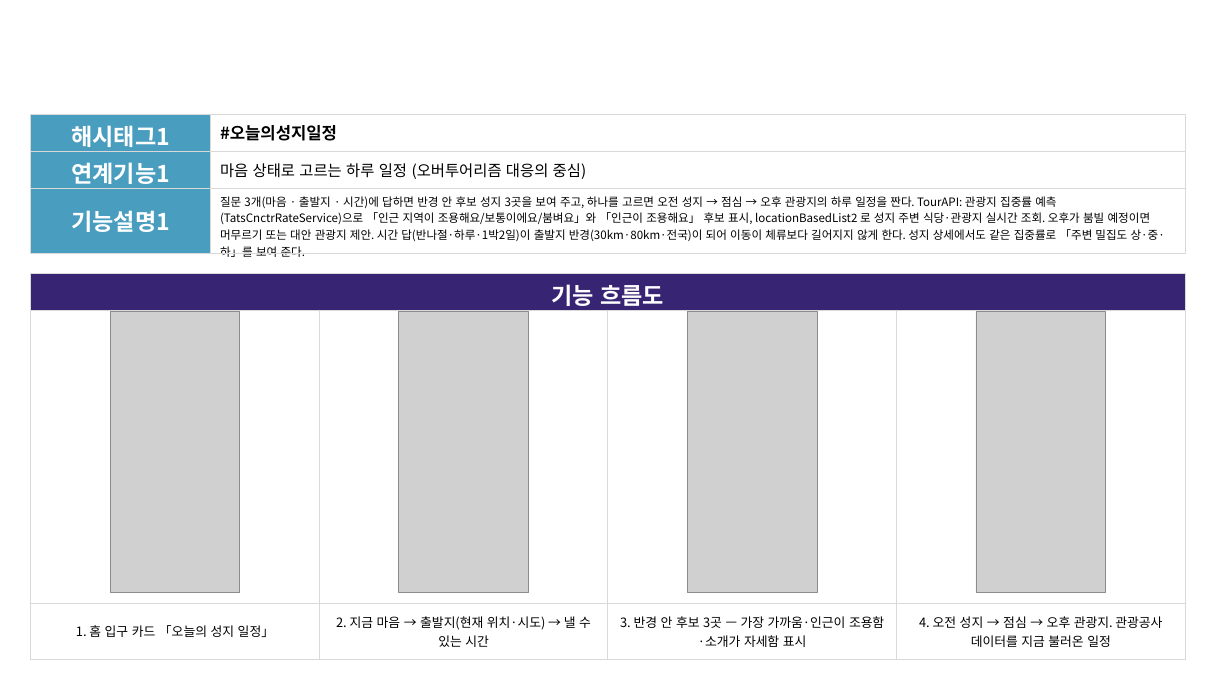
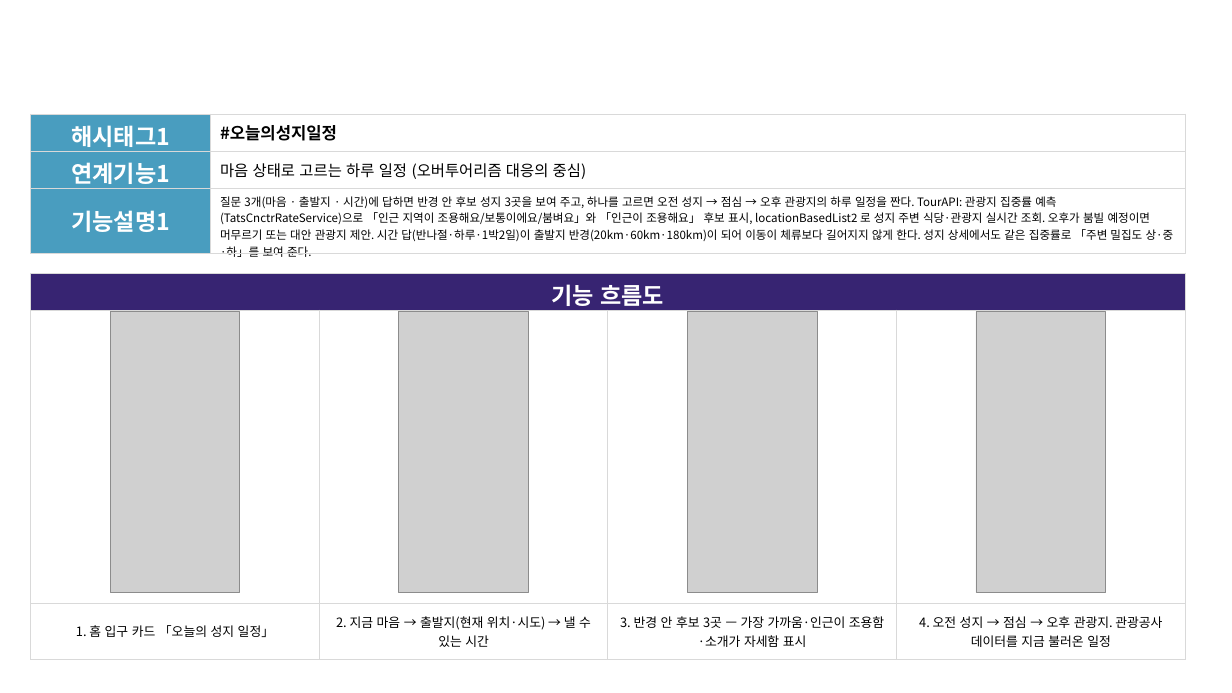
Before and after one commit to linkcontent7-huisun/visitholykorea, a slide deck: slide 5 of docs/10-product/공모전/원본-공모전제출/기능설명서_2026-09-21.pptx. Drawn at 1232x693 pixels with LibreOffice and Linux fonts; fonts in the diff are those of the drawing; grey boxes stand for pictures; background and template pictures are left out. Boxes give left, top, right and bottom in pixels: in the first picture for what was removed or moved away, otherwise in the second. Text is boxed around its words. In the diff, an @@ line names an element or a change of style, - is before the commit and + after.

```diff
--- a/docs/10-product/공모전/원본-공모전제출/기능설명서_2026-09-21.pptx
+++ b/docs/10-product/공모전/원본-공모전제출/기능설명서_2026-09-21.pptx
@@ table at bbox=[30, 115, 1186, 261] @@
-row 3, column 2: 질문 3개(마음 · 출발지 · 시간)에 답하면 반경 안 후보 성지 3곳을 보여 주고, 하나를 고르면 오전 성지 → 점심 → 오후 관광지의 하루 일정을 짠다. TourAPI: 관광지 집중률 예측(TatsCnctrRateService)으로 「인근 지역이 조용해요/보통이에요/붐벼요」와 「인근이 조용해요」 후보 표시, locationBasedList2 로 성지 주변 식당·관광지 실시간 조회. 오후가 붐빌 예정이면 머무르기 또는 대안 관광지 제안. 시간 답(반나절·하루·1박2일)이 출발지 반경(30km·80km·전국)이 되어 이동이 체류보다 길어지지 않게 한다. 성지 상세에서도 같은 집중률로 「주변 밀집도 상·중·하」를 보여 준다.
+row 3, column 2: 질문 3개(마음 · 출발지 · 시간)에 답하면 반경 안 후보 성지 3곳을 보여 주고, 하나를 고르면 오전 성지 → 점심 → 오후 관광지의 하루 일정을 짠다. TourAPI: 관광지 집중률 예측(TatsCnctrRateService)으로 「인근 지역이 조용해요/보통이에요/붐벼요」와 「인근이 조용해요」 후보 표시, locationBasedList2 로 성지 주변 식당·관광지 실시간 조회. 오후가 붐빌 예정이면 머무르기 또는 대안 관광지 제안. 시간 답(반나절·하루·1박2일)이 출발지 반경(20km·60km·180km)이 되어 이동이 체류보다 길어지지 않게 한다. 성지 상세에서도 같은 집중률로 「주변 밀집도 상·중·하」를 보여 준다.
```
Also in this commit, not shown: 10 other slides changed, 3 other files.
